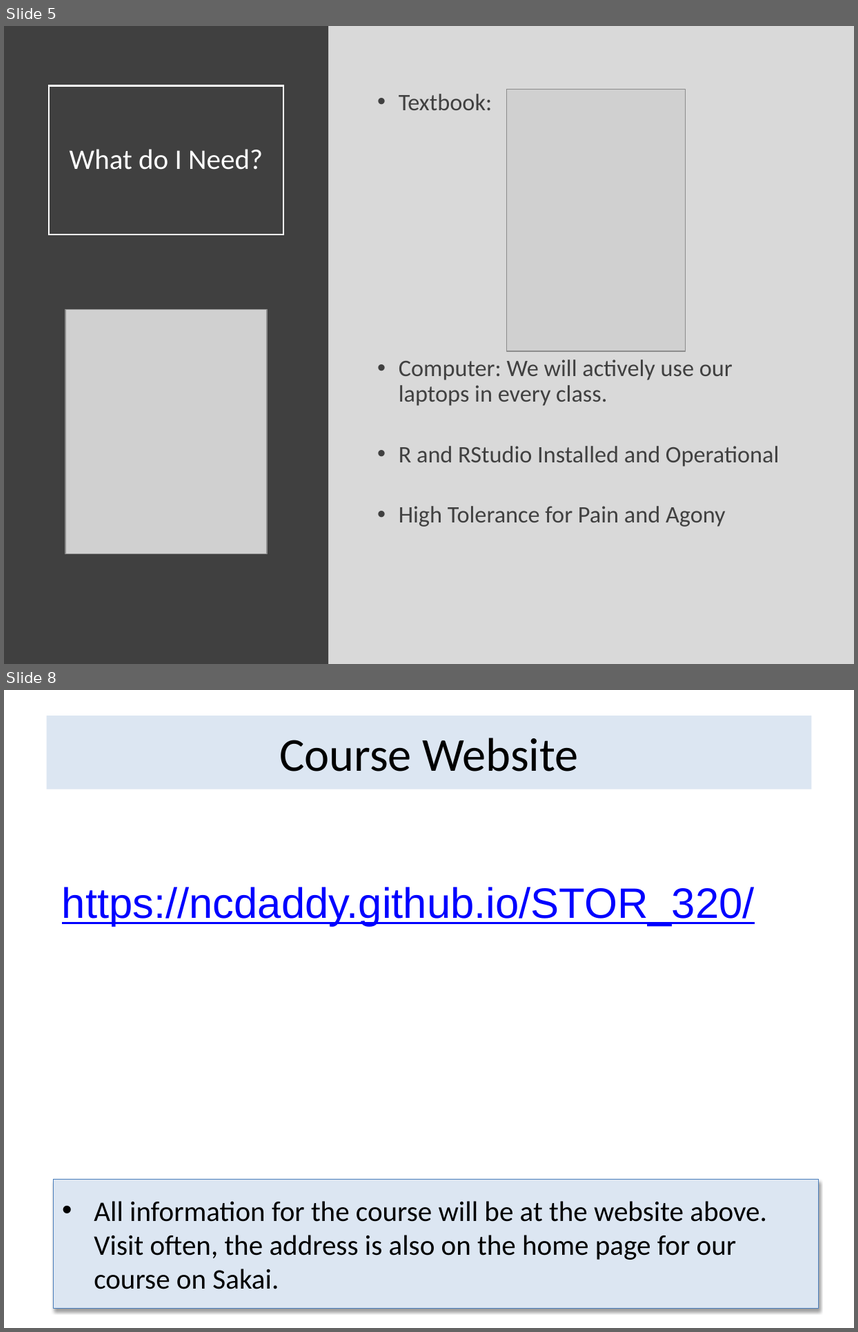
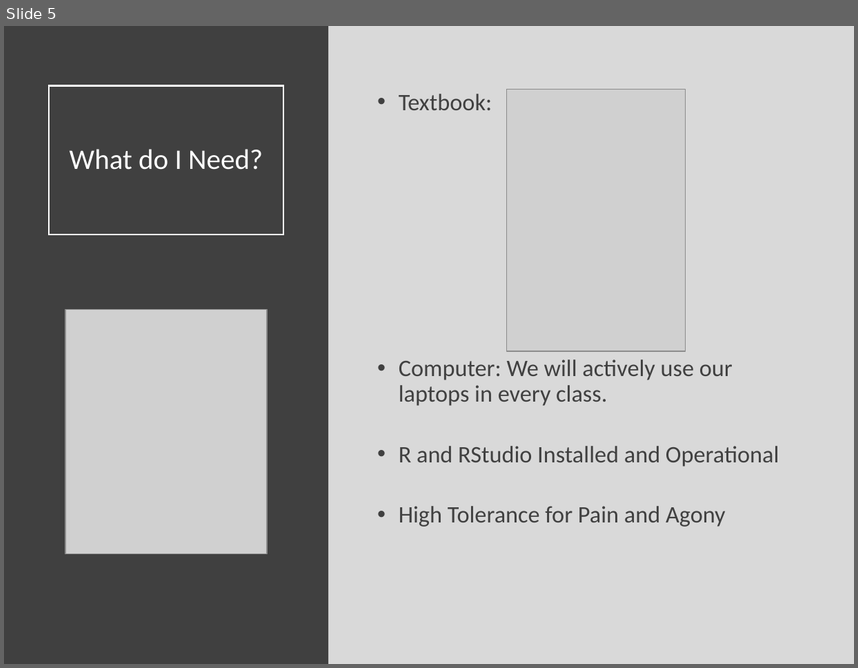
Before and after one commit to Yixf-Self/STOR320_WEBSITE, a slide deck: Lectures/Lecture 1/STOR 320 Lecture 1.pptx. Shown one above the other, each under a label of ours: slides 5 and 8 before the commit, slide 5 after it; the slides between them are not shown. The pictures are 858x1332 and 858x668 pixels, drawn with LibreOffice and Linux fonts; fonts in the diff are those of the drawing; grey boxes stand for pictures. Boxes give left, top, right and bottom in pixels: in the first picture for what was removed or moved away, otherwise in the second. Text is boxed around its words. In the diff, an @@ line names an element or a change of style, - is before the commit and + after.

```diff
--- a/Lectures/Lecture 1/STOR 320 Lecture 1.pptx
+++ b/Lectures/Lecture 1/STOR 320 Lecture 1.pptx
@@ slide 8 removed at (4, 690, 854, 1328), background #FFFFFF @@
@@ title removed at (47, 716, 811, 789) @@
-Course Website
@@ text removed at (62, 887, 755, 926) @@
-https://ncdaddy.github.io/STOR_320/
@@ rectangle removed at (53, 1179, 818, 1308) @@
-• All information for the course will be at the website above. Visit often, the address is also on the home page for our course on Sakai.
```
Also in this commit, not shown: 2 slides changed, 2 slides added, 1 other slide removed, 5 other files.
